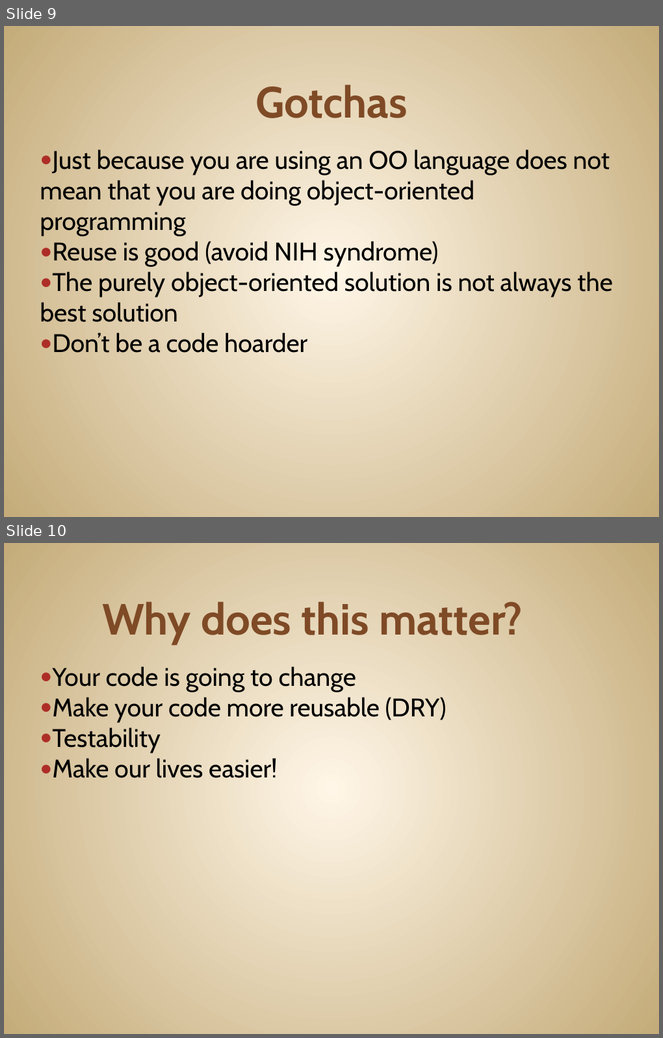
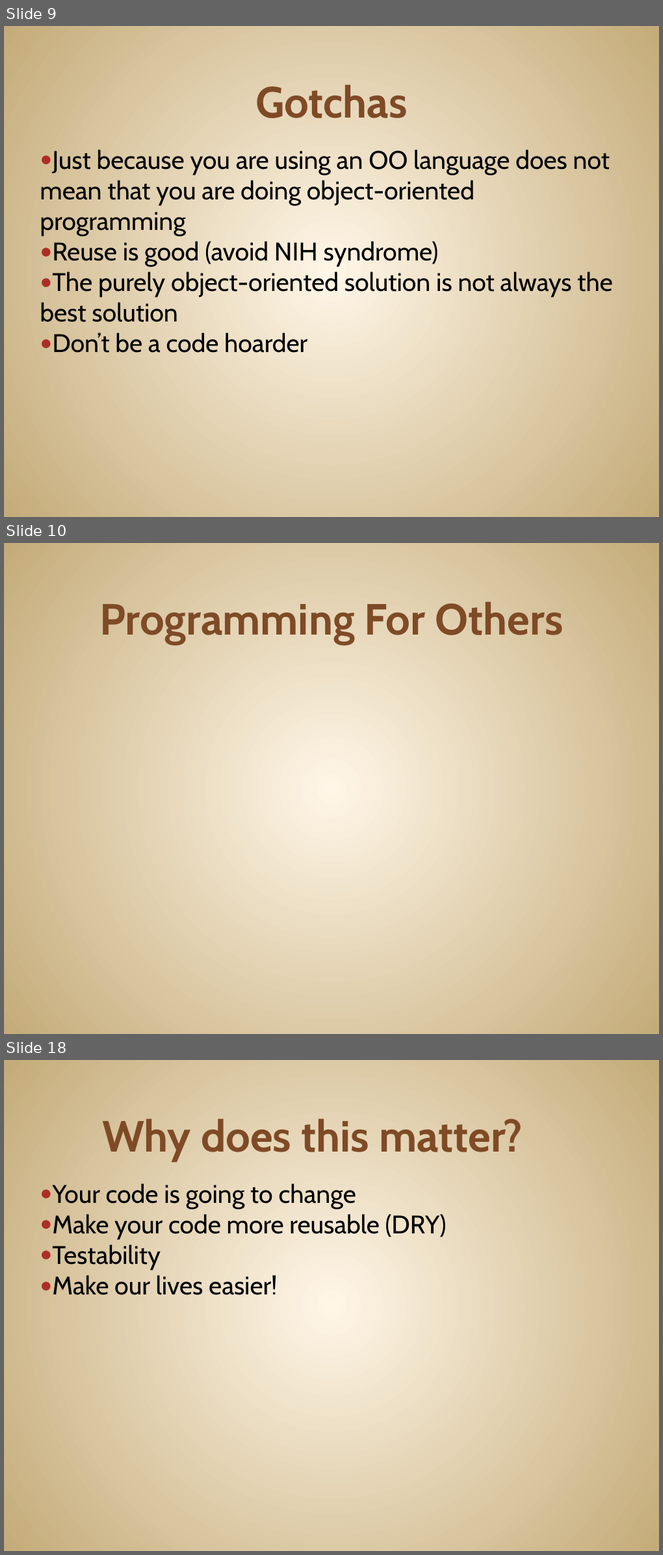
Before and after one commit to JonKruger/oop-solid-sample, a slide deck: slides/OOP-SOLID-CodeMash.pptx. Shown one above the other, each under a label of ours: slides 9 and 10 before the commit, slides 9, 10 and 18 after it; the slides between them are not shown. The pictures are 663x1038 and 663x1555 pixels, drawn with LibreOffice and Linux fonts; fonts in the diff are those of the drawing. Boxes give left, top, right and bottom in pixels: in the first picture for what was removed or moved away, otherwise in the second. Text is boxed around its words. In the diff, an @@ line names an element or a change of style, - is before the commit and + after.

```diff
--- a/slides/OOP-SOLID-CodeMash.pptx
+++ b/slides/OOP-SOLID-CodeMash.pptx
@@ slide 10 added at (4, 543, 659, 1034), background gradient #FFF7E8 to #C4AA7A @@
@@ title added at (100, 601, 564, 644), 48 pt, text #804B26, bold @@
+Programming For Others
@@ what was slide 10 is now slide 18 @@
```
Also in this commit, not shown: 2 slides changed, 7 other slides added.
